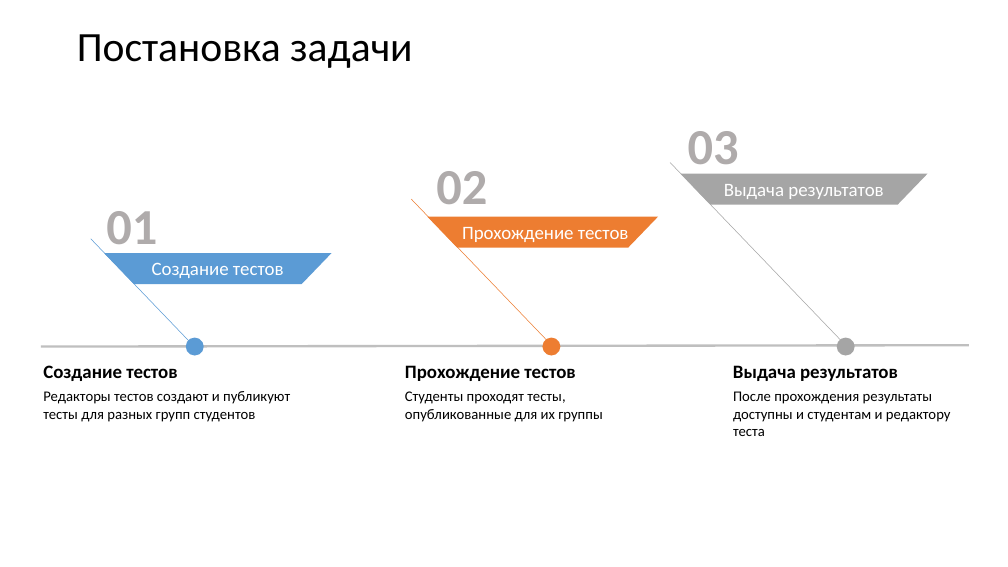
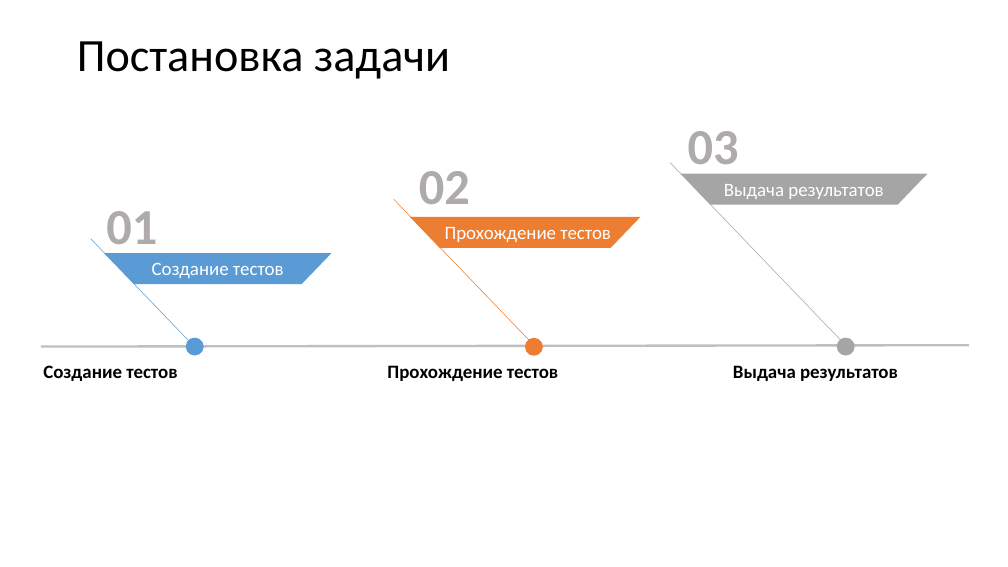
Before and after one commit to Art-Fedorov/diplom.local, a slide deck: slide 2 of Диплом/ДИПЛОМ.pptx. Drawn at 1008x567 pixels with LibreOffice and Linux fonts; fonts in the diff are those of the drawing. Boxes give left, top, right and bottom in pixels: in the first picture for what was removed or moved away, otherwise in the second. Text is boxed around its words. In the diff, an @@ line names an element or a change of style, - is before the commit and + after.

```diff
--- a/Диплом/ДИПЛОМ.pptx
+++ b/Диплом/ДИПЛОМ.pptx
@@ title "Постановка задачи" at (x1=77, y1=41, x2=450, y2=79): size 39.6 to 44 pt @@
@@ line moved from (411, 199) - (552, 346) to (394, 200) - (534, 346) @@
@@ trapezoid moved from (x1=427, y1=217, x2=658, y2=248) to (x1=410, y1=217, x2=640, y2=248) @@
@@ 3 texts, 1 ellipse moved together from (x1=405, y1=171, x2=629, y2=381) to (x1=387, y1=171, x2=611, y2=381) @@
@@ text removed at (x1=43, y1=391, x2=290, y2=422) @@
-Редакторы тестов создают и публикуют тесты для разных групп студентов
@@ text removed at (x1=405, y1=391, x2=602, y2=422) @@
-Студенты проходят тесты, опубликованные для их группы
@@ text removed at (x1=733, y1=391, x2=951, y2=436) @@
-После прохождения результаты доступны и студентам и редактору теста
```
Also in this commit, not shown: 3 other slides changed, 8 slides added, 6 slides removed, 3 other files.
